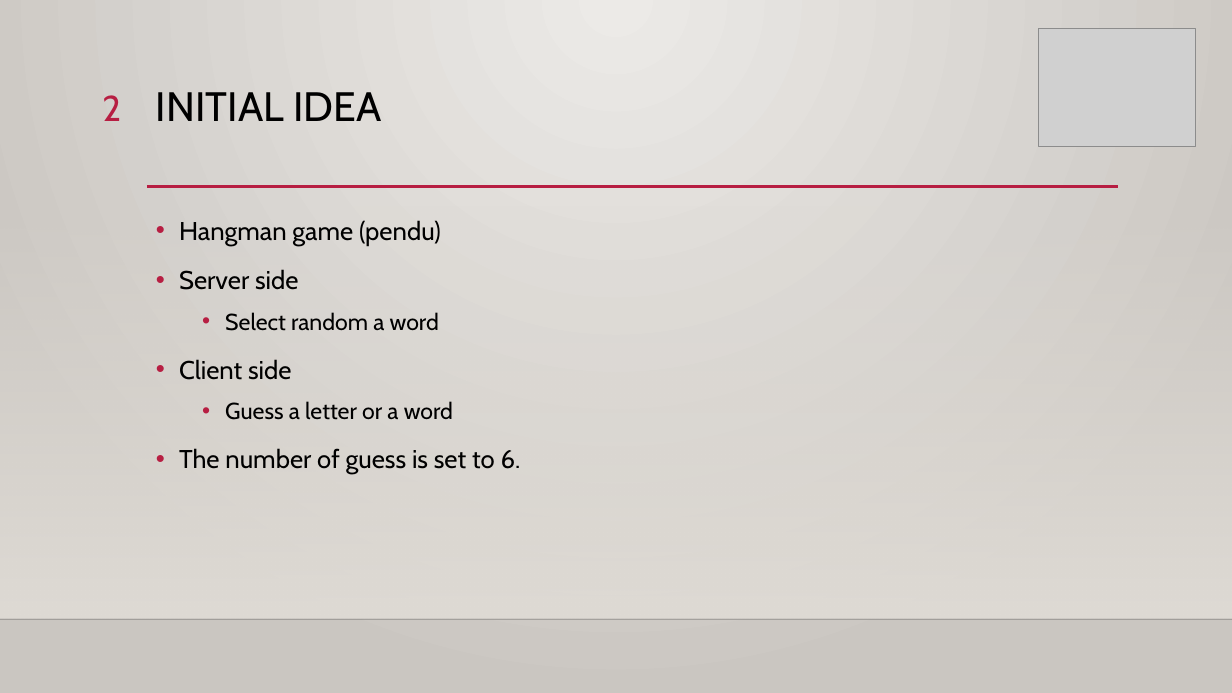
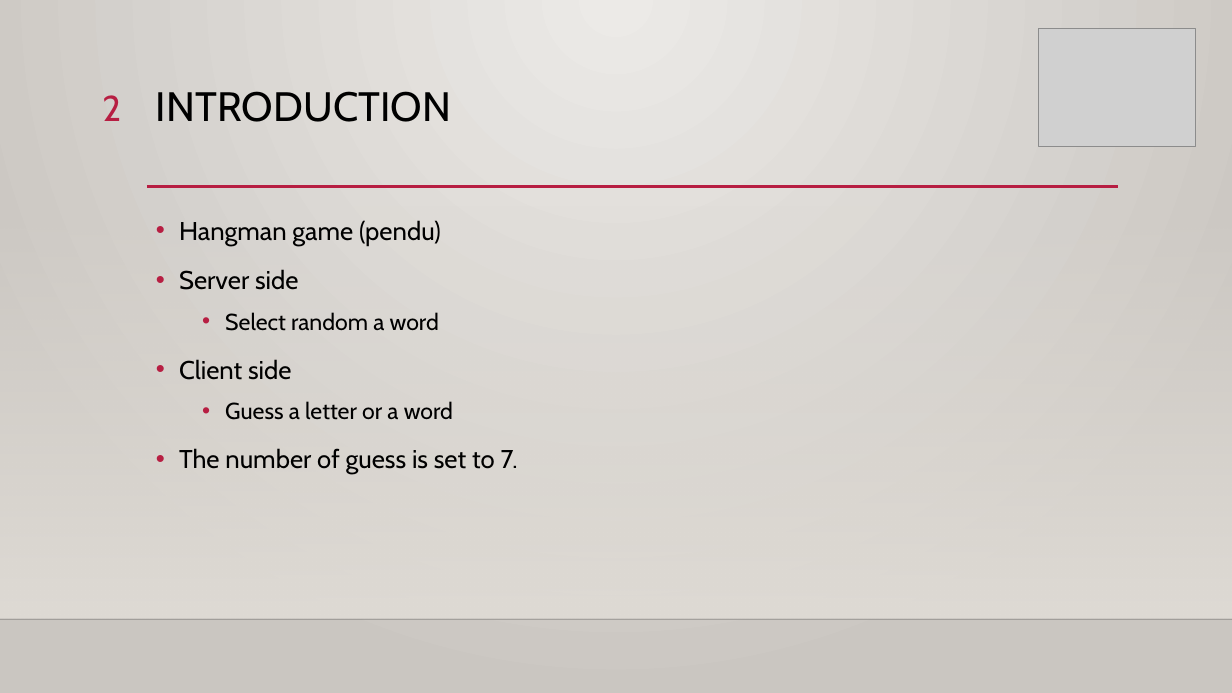
Before and after one commit to HumairRomain/DAI-2023-24-Practical-work-2-TCP-Romain-Humair-and-Lucas-Lattion, a slide deck: slide 2 of Hangman - Network Application.pptx. Drawn at 1232x693 pixels with LibreOffice and Linux fonts; fonts in the diff are those of the drawing; grey boxes stand for pictures; background and template pictures are left out. Boxes give left, top, right and bottom in pixels: in the first picture for what was removed or moved away, otherwise in the second. Text is boxed around its words. In the diff, an @@ line names an element or a change of style, - is before the commit and + after.

```diff
--- a/Hangman - Network Application.pptx
+++ b/Hangman - Network Application.pptx
@@ title at (x1=156, y1=91, x2=451, y2=122): text changed @@
-INITIAL IDEA
+INTRODUCTION
@@ text at (x1=179, y1=448, x2=518, y2=474): text changed @@
-• The number of guess is set to 6.
+• The number of guess is set to 7.
```
Also in this commit, not shown: 4 other files.
